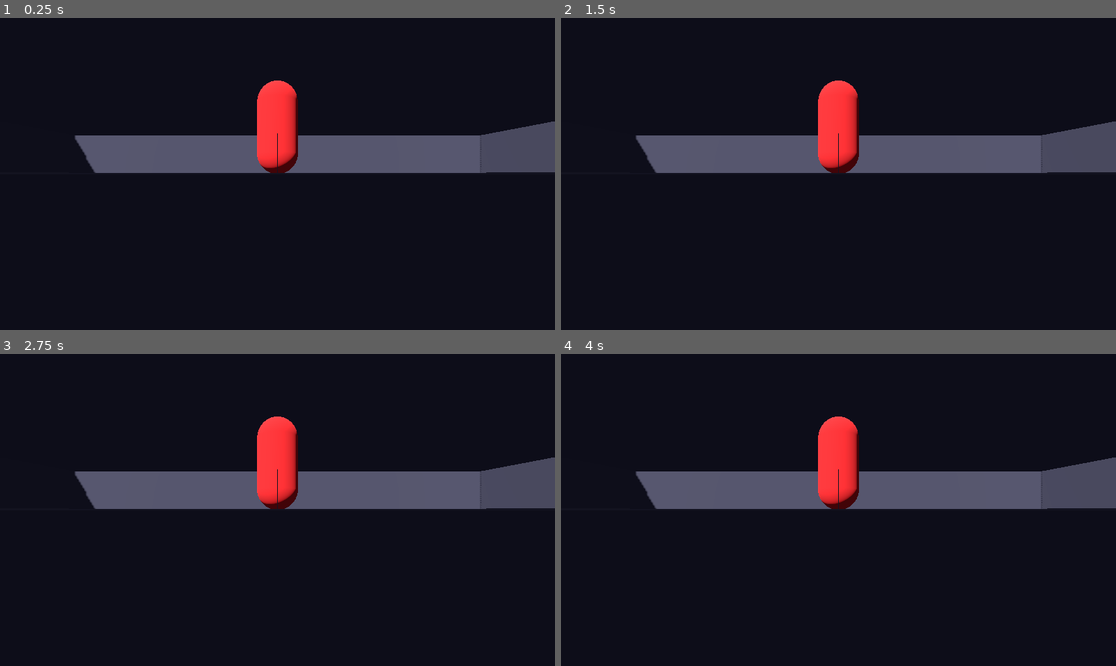
Above: before the commit, frames 1-4 (two rows, left to right).
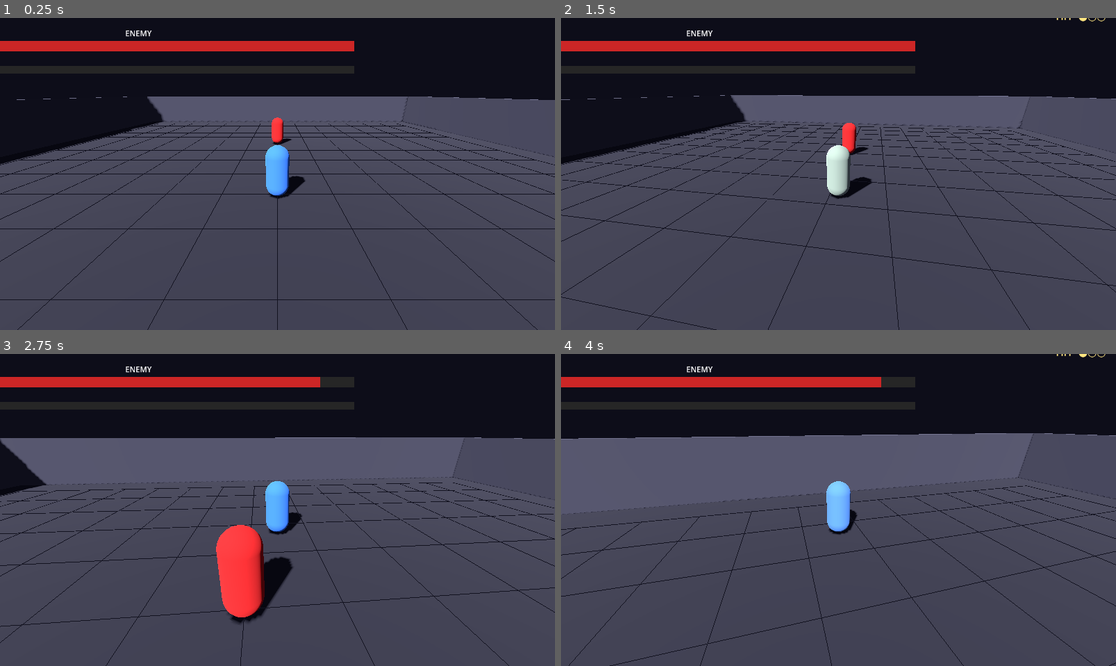
Above: after the commit, the same moments.

Repository: Infernusdrake/Prismatic-templar
Game: Godot game, scene res://Arena.tscn
Two runs of this game, one before a commit and one after it. Both use one fixed random seed, a clock stepped at 60 frames per second and the inputs below.
Inputs (mouse positions are in pixels of both pictures, inside the frame that each line leads up to):
- Up to frame 1 (0.25 s): no input
- Up to frame 2 (1.5 s): tap Enter at 0.5 s; move the mouse to (866, 174) at 0.52 s; hold W (move_forward) from 0.53 s (still down); click (866, 174) at 0.6 s; move the mouse to (810, 174) at 1.27 s; click (810, 174) at 1.35 s
- Up to frame 3 (2.75 s): keep holding W (move_forward); move the mouse to (288, 503) at 2.02 s; tap Space (dodge) at 2.1 s; click (288, 503) at 2.3 s
- Up to frame 4 (4 s): keep holding W (move_forward); move the mouse to (832, 516) at 2.77 s; tap E (execute) at 2.85 s; click (832, 516) at 3.05 s; move the mouse to (877, 513) at 3.52 s; tap Tab (lock_on) at 3.6 s; click (877, 513) at 3.8 s

The runs differ from the first frame. In frame 1, 64% of the frame differs, in the area x 0-100%, y 4-100%; in frame 2, 64%; in frame 3, 65%; in frame 4, 67%, in the area x 0-100%, y 0-100%.
Error before the commit: Parse Error: Cannot infer the type of "hit_t" variable because the value doesn't have a set type. (res://Player.gd:147)

Commit message:
update to add attacking ai

Diff:
--- a/godot/HUD.gd
+++ b/godot/HUD.gd
@@ -212,7 +212,9 @@
 
 func update_combo(index: int) -> void:
 	if _combo_lbl:
-		_combo_lbl.text = "  HIT  " + "●" * index + "○" * (3 - index) if index > 0 else ""
+		var filled = "●".repeat(index)
+		var empty = "○".repeat(3 - index)
+		_combo_lbl.text = "  HIT  " + filled + empty if index > 0 else ""
 
 func update_lockon(on: bool) -> void:
 	if _lockon_lbl:
--- a/godot/Player.gd
+++ b/godot/Player.gd
@@ -144,7 +144,7 @@
 func _handle_attack(delta: float) -> void:
 	if is_attacking:
 		attack_timer -= delta
-		var hit_t := ATTACK_DURATION[combo_index - 1] - ATTACK_HIT_FRAME[combo_index - 1]
+		var hit_t: float = ATTACK_DURATION[combo_index - 1] - ATTACK_HIT_FRAME[combo_index - 1]
 		if not hit_registered and attack_timer <= hit_t:
 			hit_registered = true
 			_try_land_hit()
@@ -173,8 +173,8 @@
 	hit_registered  = false
 	attack_timer    = ATTACK_DURATION[combo_index - 1]
 
-	var colors := [Color(1.0, 0.85, 0.2), Color(1.0, 0.5, 0.1), Color(1.0, 0.15, 0.1)]
-	var col := colors[combo_index - 1]
+	var colors: Array[Color] = [Color(1.0, 0.85, 0.2), Color(1.0, 0.5, 0.1), Color(1.0, 0.15, 0.1)]
+	var col: Color = colors[combo_index - 1]
 	var tw := create_tween()
 	tw.tween_property(_mat, "albedo_color", col, 0.05)
 	tw.tween_property(_mat, "albedo_color", Color(0.25, 0.5, 0.9), 0.15)
--- a/godot/project.godot
+++ b/godot/project.godot
@@ -1,15 +1,20 @@
 ; Engine configuration file.
-; Generated for Prismatic Templar combat prototype.
+; It's best edited using the editor UI and not directly,
+; since the parameters that go here are not all obvious.
+;
+; Format:
+;   [section] ; section goes between []
+;   param=value ; assign values to parameters
 
 config_version=5
+
+[animation]
+
+compatibility/default_parent_skeleton_in_mesh_instance_3d=true
 
 [application]
 
 config/name="Prismatic Templar"
 config/description="3D Action RPG Combat Prototype"
 run/main_scene="res://Arena.tscn"
-config/features=PackedStringArray("4.3", "Forward Plus")
-
-[rendering]
-
-renderer/rendering_method="forward_plus"
+config/features=PackedStringArray("4.6", "Forward Plus")
Not shown, added: godot/Arena.gd.uid
Not shown, added: godot/CameraRig.gd.uid
Not shown, added: godot/Enemy.gd.uid
Not shown, added: godot/HUD.gd.uid
Not shown, added: godot/Player.gd.uid
